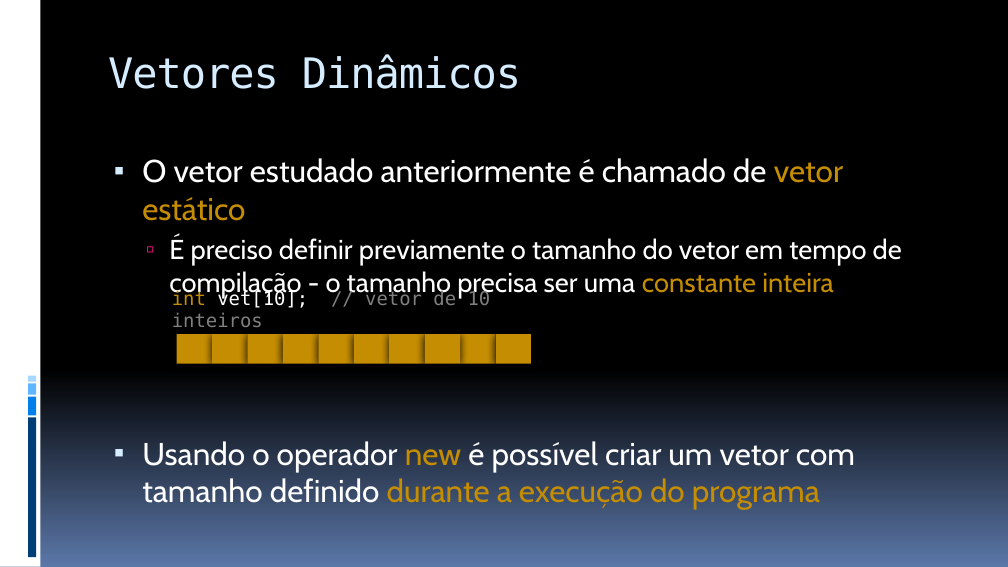
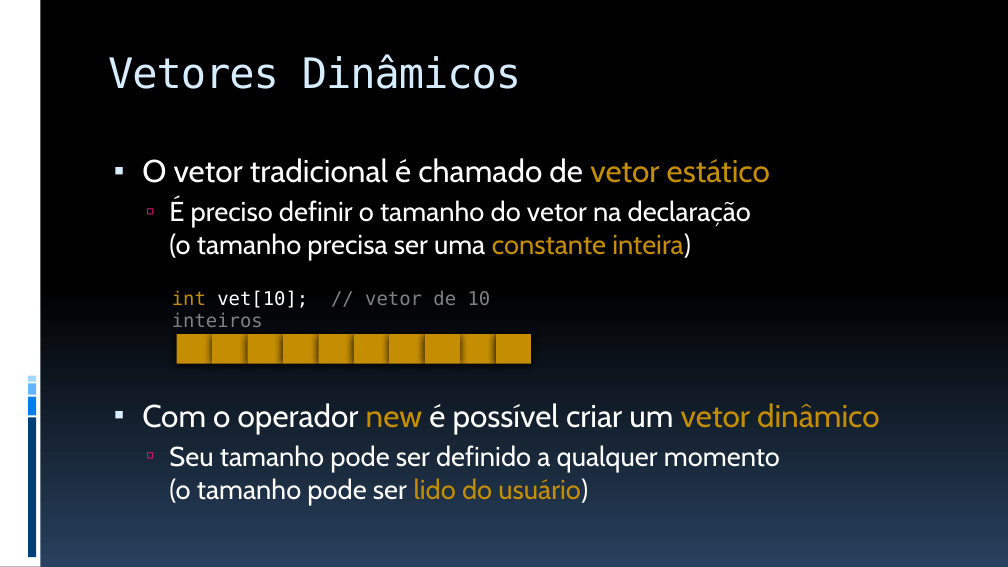
Before and after one commit to JudsonSS/ProgComp, a slide deck: slide 19 of Slides/15. Alocação Dinâmica de Memória.pptx (slide 18 before the commit). Drawn at 1008x567 pixels with LibreOffice and Linux fonts; fonts in the diff are those of the drawing. Boxes give left, top, right and bottom in pixels: in the first picture for what was removed or moved away, otherwise in the second. Text is boxed around its words. In the diff, an @@ line names an element or a change of style, - is before the commit and + after.

```diff
--- a/Slides/15. Alocação Dinâmica de Memória.pptx
+++ b/Slides/15. Alocação Dinâmica de Memória.pptx
@@ background gradient #000000 to #5B77A8 to gradient #000000 to #28415E @@
@@ text at box(142, 158, 880, 505): text changed; size 30 to 26 pt @@
-▪ O vetor estudado anteriormente é chamado de vetor estático
-  ▫ É preciso definir previamente o tamanho do vetor em tempo de compilação - o tamanho precisa ser uma constante inteira
-▪ Usando o operador new é possível criar um vetor com tamanho definido durante a execução do programa
+▪ O vetor tradicional é chamado de vetor estático
+  ▫ É preciso definir o tamanho do vetor na declaração
+    (o tamanho precisa ser uma constante inteira)
+▪ Com o operador new é possível criar um vetor dinâmico
+  ▫ Seu tamanho pode ser definido a qualquer momento
+    (o tamanho pode ser lido do usuário)
```
Also in this commit, not shown: 35 other slides changed, 1 slide added, 6 other files.
